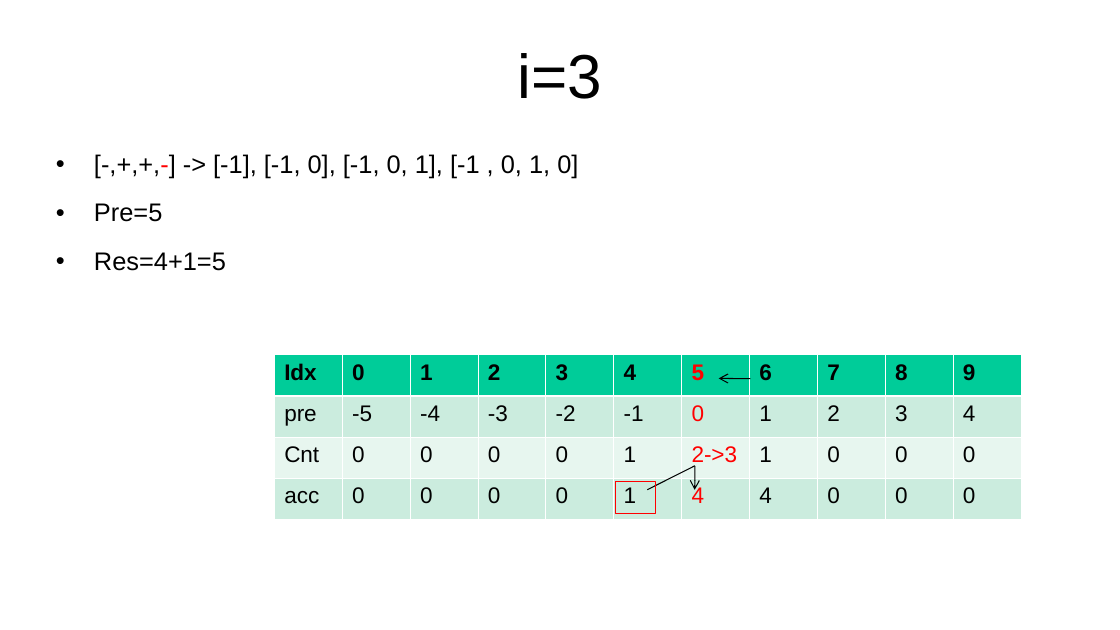
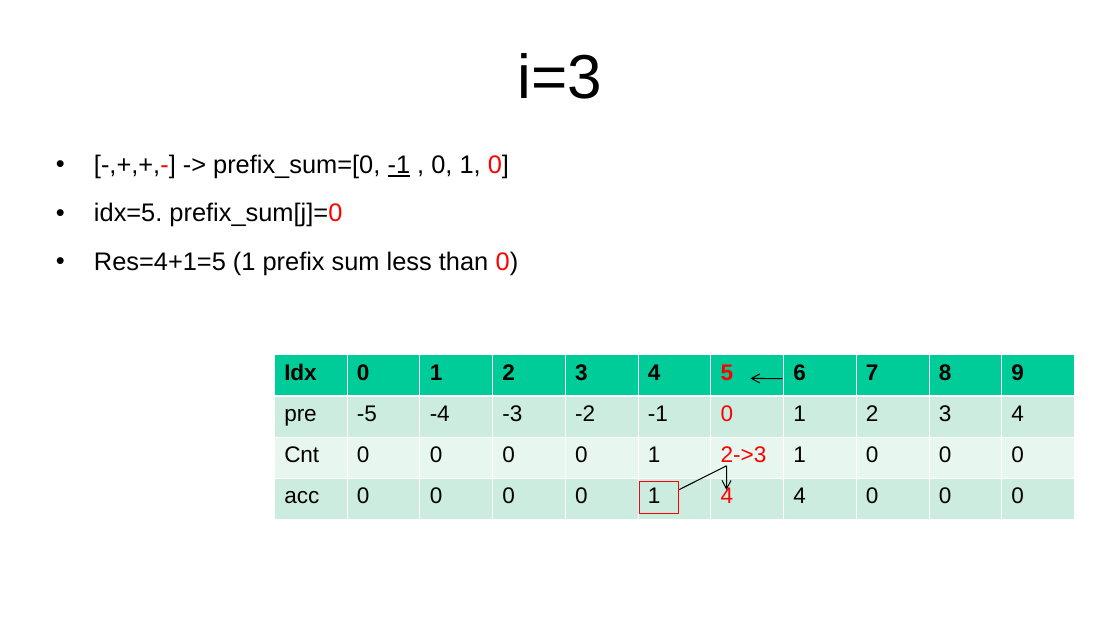
Before and after one commit to kindaichinisan/CompetitiveProgramming, a slide deck: slide 97 of MyCode/competitive_programming.ppt (slide 96 before the commit). Drawn at 1120x630 pixels with LibreOffice and Linux fonts; fonts in the diff are those of the drawing. Boxes give left, top, right and bottom in pixels: in the first picture for what was removed or moved away, otherwise in the second. Text is boxed around its words. In the diff, an @@ line names an element or a change of style, - is before the commit and + after.

```diff
--- a/MyCode/competitive_programming.ppt
+++ b/MyCode/competitive_programming.ppt
@@ text at (94,154,519,276): text changed @@
-• [-,+,+,-] -> [-1], [-1, 0], [-1, 0, 1], [-1 , 0, 1, 0]
-• Pre=5
-• Res=4+1=5
+• [-,+,+,-] -> prefix_sum=[0, -1 , 0, 1, 0]
+• idx=5. prefix_sum[j]=0
+• Res=4+1=5 (1 prefix sum less than 0)
@@ table: place and size @@
-table at (274,355,1023,519)
+table at (274,355,1077,519)
@@ 2 arrows, 1 line: place and size @@
-2 arrows, 1 line at (647,378,751,490)
+2 arrows, 1 line at (679,378,783,490)
@@ rectangle: place and size @@
-rectangle at (616,482,656,513)
+rectangle at (639,482,679,513)
```
Also in this commit, not shown: 6 other slides changed, 1 slide added, 2 other files.
